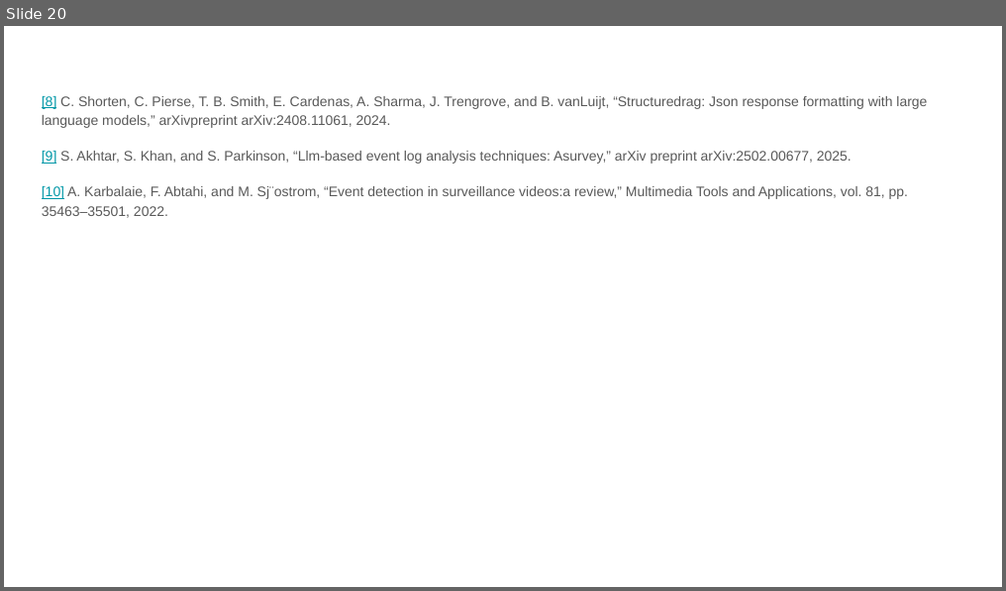
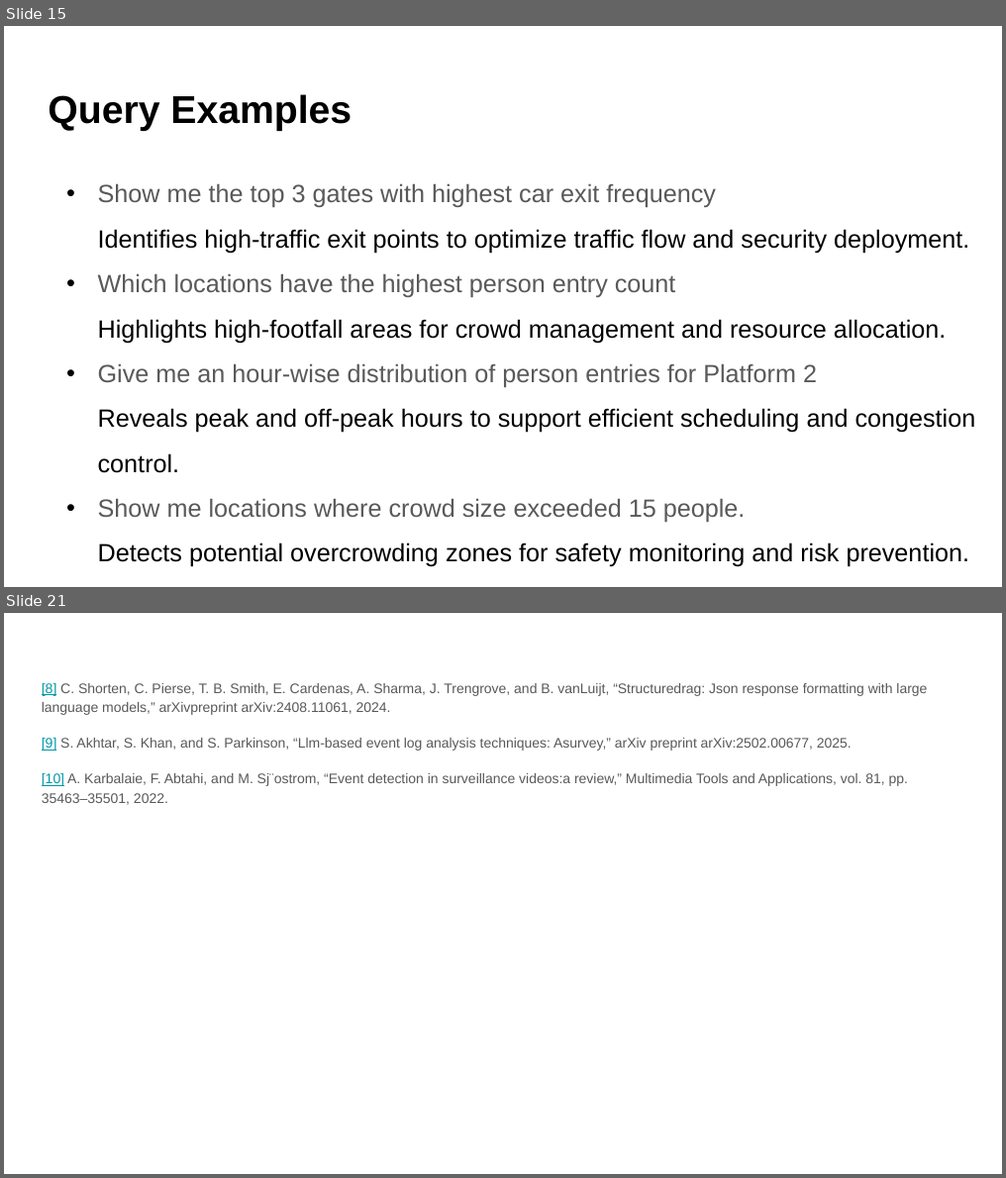
Before and after one commit to Avadh-Ladani-0/vForensIQ, a slide deck: Report/MP_24MCD009.pptx. Shown one above the other, each under a label of ours: slide 20 before the commit, slides 15 and 21 after it; the slides between them are not shown. The pictures are 1006x591 and 1006x1178 pixels, drawn with LibreOffice and Linux fonts; fonts in the diff are those of the drawing. Boxes give left, top, right and bottom in pixels: in the first picture for what was removed or moved away, otherwise in the second. Text is boxed around its words. In the diff, an @@ line names an element or a change of style, - is before the commit and + after.

```diff
--- a/Report/MP_24MCD009.pptx
+++ b/Report/MP_24MCD009.pptx
@@ slide 15 added at box(4, 26, 1002, 587), background #FFFFFF @@
@@ title added at box(48, 94, 351, 131), 28 pt, text #000000, bold @@
+Query Examples
@@ text added at box(98, 183, 976, 568), 18 pt, text #000000 @@
+• Show me the top 3 gates with highest car exit frequency
+  Identifies high-traffic exit points to optimize traffic flow and security deployment.
+• Which locations have the highest person entry count
+  Highlights high-footfall areas for crowd management and resource allocation.
+• Give me an hour-wise distribution of person entries for Platform 2
+  Reveals peak and off-peak hours to support efficient scheduling and congestion control.
+• Show me locations where crowd size exceeded 15 people.
+  Detects potential overcrowding zones for safety monitoring and risk prevention.
@@ what was slide 20 is now slide 21 @@
```
Also in this commit, not shown: 20 slides changed, 1 other slide added, 1 slide removed, 5 other files.
